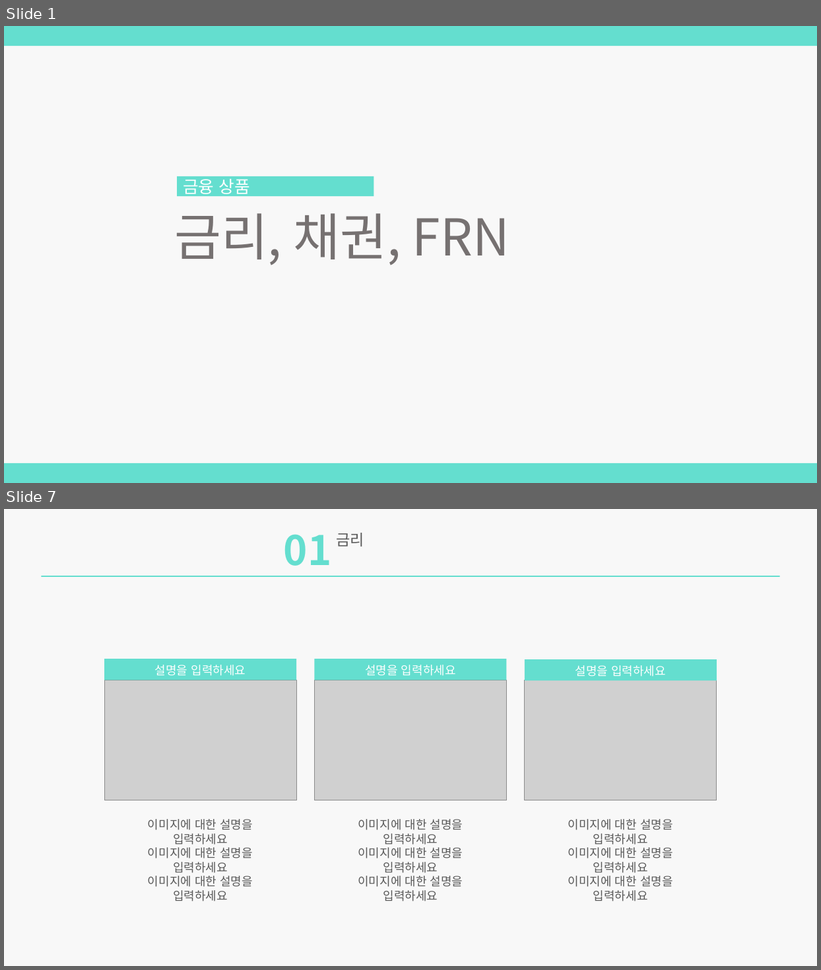
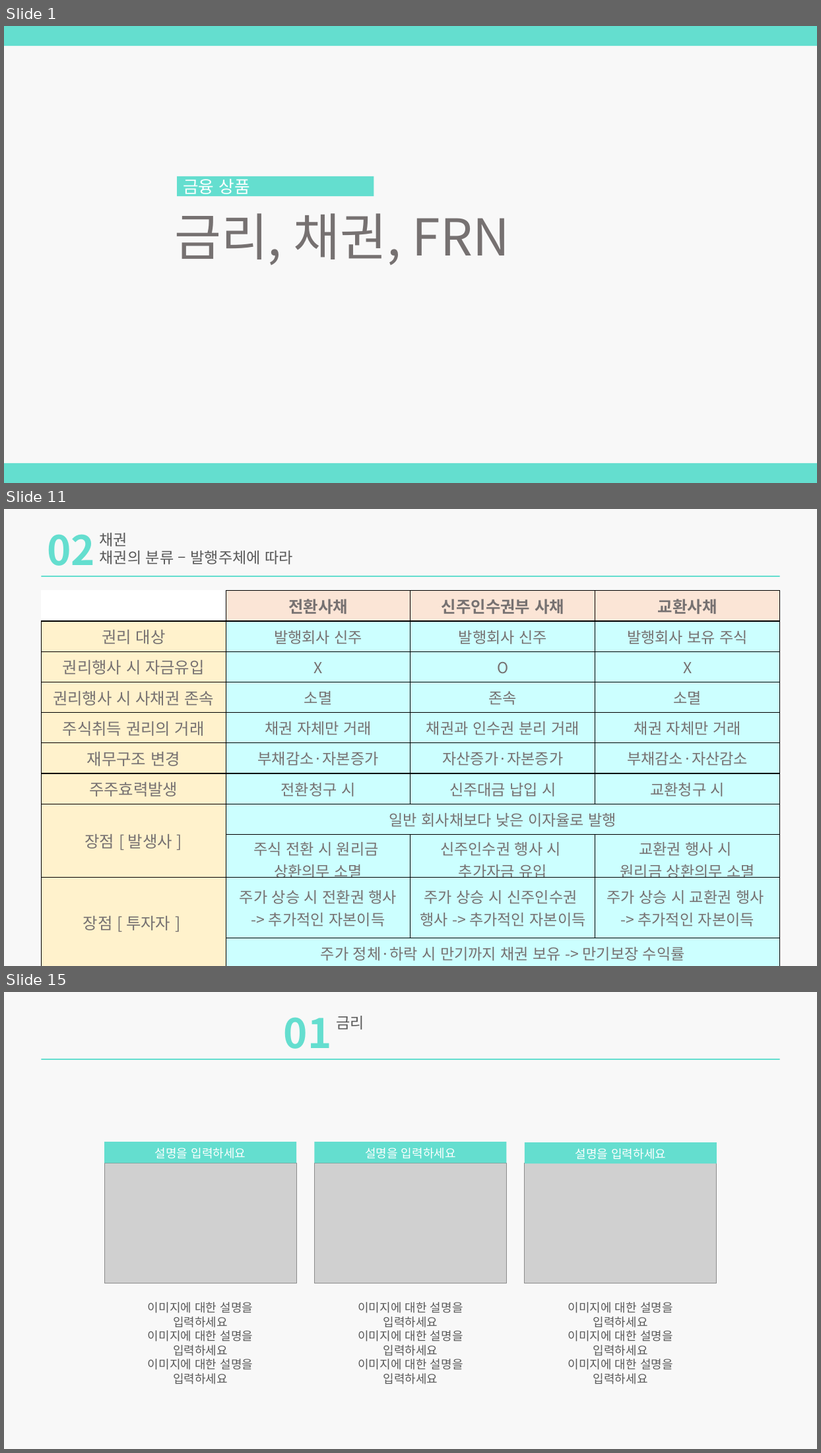
Before and after one commit to zndrke/Financial-Product, a slide deck: 금리채권/금리,채권,FRN.pptx. Shown one above the other, each under a label of ours: slides 1 and 7 before the commit, slides 1, 11 and 15 after it; the slides between them are not shown. The pictures are 821x970 and 821x1453 pixels, drawn with LibreOffice and Linux fonts; fonts in the diff are those of the drawing; grey boxes stand for pictures. Boxes give left, top, right and bottom in pixels: in the first picture for what was removed or moved away, otherwise in the second. Text is boxed around its words. In the diff, an @@ line names an element or a change of style, - is before the commit and + after.

```diff
--- a/금리채권/금리,채권,FRN.pptx
+++ b/금리채권/금리,채권,FRN.pptx
@@ slide 11 added at [4, 509, 817, 966], background #F2F2F2 at 50% opacity @@
@@ text added at [47, 534, 95, 566], 48 pt, text #64DECF, bold @@
+02
@@ text added at [100, 533, 293, 564], 18 pt, text #595959 @@
+채권
+채권의 분류 – 발행주체에 따라
@@ rectangle added at [41, 576, 780, 577], fill #64DECF @@
@@ table added at [41, 591, 781, 964], 11 rows, 4 columns @@
+ | 전환사채 | 신주인수권부 사채 | 교환사채
+권리 대상 | 발행회사 신주 | 발행회사 신주 | 발행회사 보유 주식
+권리행사 시 자금유입 | X | O | X
+권리행사 시 사채권 존속 | 소멸 | 존속 | 소멸
+주식취득 권리의 거래 | 채권 자체만 거래 | 채권과 인수권 분리 거래 | 채권 자체만 거래
+재무구조 변경 | 부채감소·자본증가 | 자산증가·자본증가 | 부채감소·자산감소
+주주효력발생 | 전환청구 시 | 신주대금 납입 시 | 교환청구 시
+장점 [ 발생사 ] | 일반 회사채보다 낮은 이자율로 발행 |  | 
+ | 주식 전환 시 원리금 / 상환의무 소멸 | 신주인수권 행사 시 / 추가자금 유입 | 교환권 행사 시 / 원리금 상환의무 소멸
+장점 [ 투자자 ] | 주가 상승 시 전환권 행사 / -> 추가적인 자본이득 | 주가 상승 시 신주인수권 / 행사 -> 추가적인 자본이득 | 주가 상승 시 교환권 행사 / -> 추가적인 자본이득
+ | 주가 정체·하락 시 만기까지 채권 보유 -> 만기보장 수익률 |  | 
@@ what was slide 7 is now slide 15 @@
```
Also in this commit, not shown: 5 slides changed, 7 other slides added, 2 other files.
